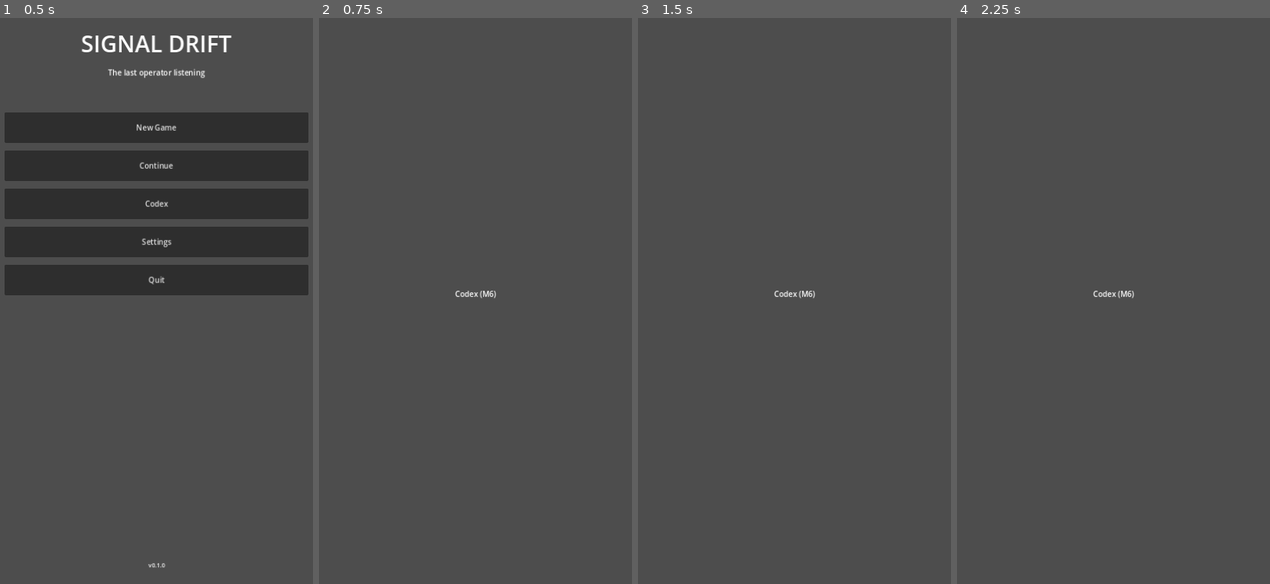
Above: before the commit, frames 1-4 (left to right).
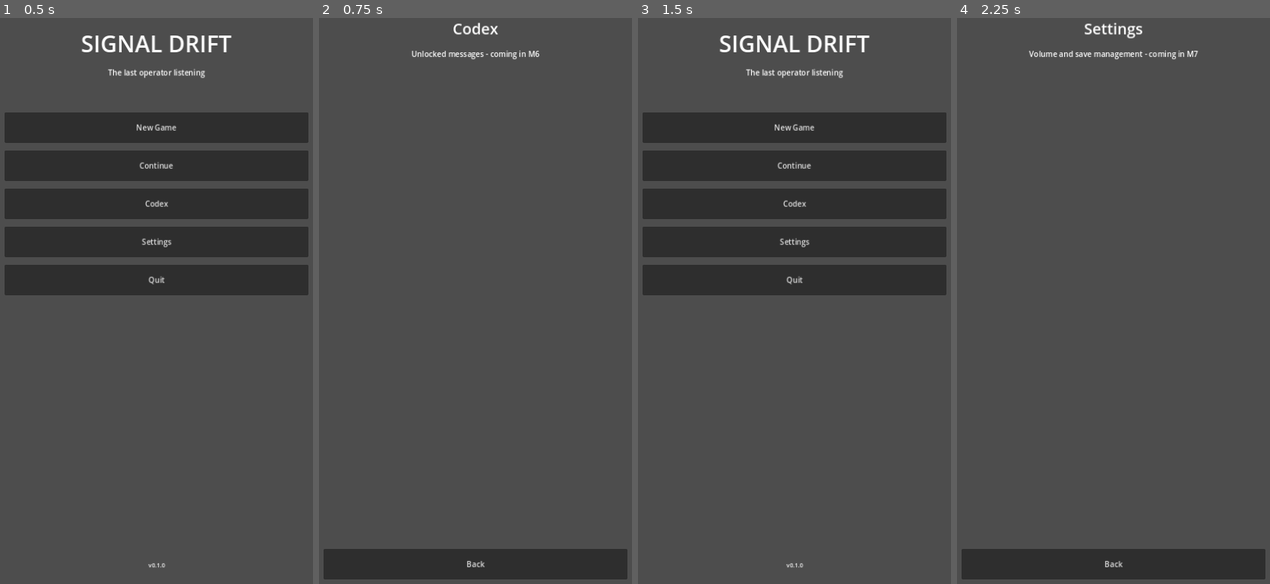
Above: after the commit, the same moments.

Repository: aksharghatole/signal-drift
Game: Godot game, scene res://scenes/Main.tscn
Two runs of this game, one before a commit and one after it. Both use one fixed random seed, a clock stepped at 60 frames per second and the inputs below.
Inputs (mouse positions are in pixels of both pictures, inside the frame that each line leads up to):
- Up to frame 1 (0.5 s): no input
- Up to frame 2 (0.75 s): click "Codex" at 0.5 s
- Up to frame 3 (1.5 s): click (794, 567) at 1.25 s, where only the run after the commit has a clickable "Back"
- Up to frame 4 (2.25 s): click (1113, 244) at 2 s, where only the run after the commit has a clickable "Settings"

Frame 1 is identical in both runs. In frame 2, 5.7% of the frame differs, in the area x 1-99%, y 0-100%; in frame 3, 27%, in the area x 1-99%, y 3-98%; in frame 4, 5.8%.

Commit message:
M2b-2: back buttons on all sub-screens + back-nav test

Diff:
--- a/scenes/Codex.tscn
+++ b/scenes/Codex.tscn
@@ -11,14 +11,37 @@
 grow_vertical = 2
 script = ExtResource("1_codex")
 
-[node name="Placeholder" type="Label" parent="."]
+[node name="VBox" type="VBoxContainer" parent="."]
 layout_mode = 1
-anchors_preset = 8
-anchor_left = 0.5
-anchor_top = 0.5
-anchor_right = 0.5
-anchor_bottom = 0.5
+anchors_preset = 15
+anchor_right = 1.0
+anchor_bottom = 1.0
+offset_left = 40.0
+offset_top = 60.0
+offset_right = -40.0
+offset_bottom = -40.0
 grow_horizontal = 2
 grow_vertical = 2
-text = "Codex (M6)"
+theme_override_constants/separation = 20
+
+[node name="ScreenLabel" type="Label" parent="VBox"]
+layout_mode = 2
+theme_override_font_sizes/font_size = 32
+text = "Codex"
 horizontal_alignment = 1
+
+[node name="Placeholder" type="Label" parent="VBox"]
+layout_mode = 2
+theme_override_font_sizes/font_size = 16
+text = "Unlocked messages - coming in M6"
+horizontal_alignment = 1
+autowrap_mode = 2
+
+[node name="Spacer" type="Control" parent="VBox"]
+layout_mode = 2
+size_flags_vertical = 3
+
+[node name="BackButton" type="Button" parent="VBox"]
+custom_minimum_size = Vector2(0, 64)
+layout_mode = 2
+text = "Back"
--- a/scenes/MessageView.tscn
+++ b/scenes/MessageView.tscn
@@ -11,14 +11,37 @@
 grow_vertical = 2
 script = ExtResource("1_message")
 
-[node name="Placeholder" type="Label" parent="."]
+[node name="VBox" type="VBoxContainer" parent="."]
 layout_mode = 1
-anchors_preset = 8
-anchor_left = 0.5
-anchor_top = 0.5
-anchor_right = 0.5
-anchor_bottom = 0.5
+anchors_preset = 15
+anchor_right = 1.0
+anchor_bottom = 1.0
+offset_left = 40.0
+offset_top = 60.0
+offset_right = -40.0
+offset_bottom = -40.0
 grow_horizontal = 2
 grow_vertical = 2
-text = "Message View (M5)"
+theme_override_constants/separation = 20
+
+[node name="ScreenLabel" type="Label" parent="VBox"]
+layout_mode = 2
+theme_override_font_sizes/font_size = 32
+text = "Message View"
 horizontal_alignment = 1
+
+[node name="Placeholder" type="Label" parent="VBox"]
+layout_mode = 2
+theme_override_font_sizes/font_size = 16
+text = "Decoded message text - coming in M5"
+horizontal_alignment = 1
+autowrap_mode = 2
+
+[node name="Spacer" type="Control" parent="VBox"]
+layout_mode = 2
+size_flags_vertical = 3
+
+[node name="BackButton" type="Button" parent="VBox"]
+custom_minimum_size = Vector2(0, 64)
+layout_mode = 2
+text = "Back"
--- a/scenes/RadioConsole.tscn
+++ b/scenes/RadioConsole.tscn
@@ -11,14 +11,37 @@
 grow_vertical = 2
 script = ExtResource("1_radio")
 
-[node name="Placeholder" type="Label" parent="."]
+[node name="VBox" type="VBoxContainer" parent="."]
 layout_mode = 1
-anchors_preset = 8
-anchor_left = 0.5
-anchor_top = 0.5
-anchor_right = 0.5
-anchor_bottom = 0.5
+anchors_preset = 15
+anchor_right = 1.0
+anchor_bottom = 1.0
+offset_left = 40.0
+offset_top = 60.0
+offset_right = -40.0
+offset_bottom = -40.0
 grow_horizontal = 2
 grow_vertical = 2
-text = "Radio Console (M3)"
+theme_override_constants/separation = 20
+
+[node name="ScreenLabel" type="Label" parent="VBox"]
+layout_mode = 2
+theme_override_font_sizes/font_size = 32
+text = "Radio Console"
 horizontal_alignment = 1
+
+[node name="Placeholder" type="Label" parent="VBox"]
+layout_mode = 2
+theme_override_font_sizes/font_size = 16
+text = "Tuning dials and waveform - coming in M3"
+horizontal_alignment = 1
+autowrap_mode = 2
+
+[node name="Spacer" type="Control" parent="VBox"]
+layout_mode = 2
+size_flags_vertical = 3
+
+[node name="BackButton" type="Button" parent="VBox"]
+custom_minimum_size = Vector2(0, 64)
+layout_mode = 2
+text = "Back"
--- a/scenes/Settings.tscn
+++ b/scenes/Settings.tscn
@@ -11,14 +11,37 @@
 grow_vertical = 2
 script = ExtResource("1_settings")
 
-[node name="Placeholder" type="Label" parent="."]
+[node name="VBox" type="VBoxContainer" parent="."]
 layout_mode = 1
-anchors_preset = 8
-anchor_left = 0.5
-anchor_top = 0.5
-anchor_right = 0.5
-anchor_bottom = 0.5
+anchors_preset = 15
+anchor_right = 1.0
+anchor_bottom = 1.0
+offset_left = 40.0
+offset_top = 60.0
+offset_right = -40.0
+offset_bottom = -40.0
 grow_horizontal = 2
 grow_vertical = 2
-text = "Settings (M7)"
+theme_override_constants/separation = 20
+
+[node name="ScreenLabel" type="Label" parent="VBox"]
+layout_mode = 2
+theme_override_font_sizes/font_size = 32
+text = "Settings"
 horizontal_alignment = 1
+
+[node name="Placeholder" type="Label" parent="VBox"]
+layout_mode = 2
+theme_override_font_sizes/font_size = 16
+text = "Volume and save management - coming in M7"
+horizontal_alignment = 1
+autowrap_mode = 2
+
+[node name="Spacer" type="Control" parent="VBox"]
+layout_mode = 2
+size_flags_vertical = 3
+
+[node name="BackButton" type="Button" parent="VBox"]
+custom_minimum_size = Vector2(0, 64)
+layout_mode = 2
+text = "Back"
--- a/scripts/ui/Codex.gd
+++ b/scripts/ui/Codex.gd
@@ -1,3 +1,15 @@
 extends Control
 ## Codex.gd
+##
 ## Placeholder for M6. Will list unlocked messages.
+## For now, only the Back button is wired.
+
+@onready var back_button: Button = $VBox/BackButton
+
+
+func _ready() -> void:
+	back_button.pressed.connect(_on_back_pressed)
+
+
+func _on_back_pressed() -> void:
+	SceneRouter.go_back()
--- a/scripts/ui/MessageView.gd
+++ b/scripts/ui/MessageView.gd
@@ -1,3 +1,15 @@
 extends Control
 ## MessageView.gd
+##
 ## Placeholder for M5. Will display decoded message text.
+## For now, only the Back button is wired.
+
+@onready var back_button: Button = $VBox/BackButton
+
+
+func _ready() -> void:
+	back_button.pressed.connect(_on_back_pressed)
+
+
+func _on_back_pressed() -> void:
+	SceneRouter.go_back()
--- a/scripts/ui/RadioConsole.gd
+++ b/scripts/ui/RadioConsole.gd
@@ -1,3 +1,15 @@
 extends Control
 ## RadioConsole.gd
+##
 ## Placeholder for M3. Will host the tuning dials and waveform display.
+## For now, only the Back button is wired.
+
+@onready var back_button: Button = $VBox/BackButton
+
+
+func _ready() -> void:
+	back_button.pressed.connect(_on_back_pressed)
+
+
+func _on_back_pressed() -> void:
+	SceneRouter.go_back()
--- a/scripts/ui/Settings.gd
+++ b/scripts/ui/Settings.gd
@@ -1,3 +1,15 @@
 extends Control
 ## Settings.gd
+##
 ## Placeholder for M7. Will host volume sliders and save management.
+## For now, only the Back button is wired.
+
+@onready var back_button: Button = $VBox/BackButton
+
+
+func _ready() -> void:
+	back_button.pressed.connect(_on_back_pressed)
+
+
+func _on_back_pressed() -> void:
+	SceneRouter.go_back()
--- a/tests/run_tests.gd
+++ b/tests/run_tests.gd
@@ -19,6 +19,8 @@
 	_test_scene_router_navigates_and_returns()
 	_test_main_menu_has_five_buttons()
 	_test_main_menu_wires_new_game_to_radio_console()
+	_test_sub_screens_have_back_button()
+	_test_all_sub_screen_back_buttons_resolve()
 
 	print("")
 	if _failures == 0:
@@ -216,6 +218,74 @@
 	instance.free()
 
 
+func _test_sub_screens_have_back_button() -> void:
+	# For each of the four sub-screens, load the scene and verify it has
+	# a VBox/BackButton node that the script will wire up.
+	var screens := {
+		"RadioConsole": "res://scenes/RadioConsole.tscn",
+		"MessageView":  "res://scenes/MessageView.tscn",
+		"Codex":        "res://scenes/Codex.tscn",
+		"Settings":     "res://scenes/Settings.tscn",
+	}
+
+	var missing: Array[String] = []
+	for screen_name in screens.keys():
+		var path: String = screens[screen_name]
+		if not ResourceLoader.exists(path):
+			missing.append("%s (file missing)" % screen_name)
+			continue
+		var scene: PackedScene = load(path)
+		if scene == null:
+			missing.append("%s (load failed)" % screen_name)
+			continue
+		var instance: Node = scene.instantiate()
+		if instance == null:
+			missing.append("%s (instantiate failed)" % screen_name)
+			continue
+		var back: Node = instance.get_node_or_null("VBox/BackButton")
+		if back == null:
+			missing.append("%s (no VBox/BackButton)" % screen_name)
+		instance.free()
+
+	if missing.is_empty():
+		_pass("all 4 sub-screens have VBox/BackButton")
+	else:
+		_fail("missing back buttons: %s" % ", ".join(missing))
+
+
+func _test_all_sub_screen_back_buttons_resolve() -> void:
+	# Verify the @onready path in each sub-screen script resolves.
+	var screen_scripts := {
+		"RadioConsole": "res://scenes/RadioConsole.tscn",
+		"MessageView":  "res://scenes/MessageView.tscn",
+		"Codex":        "res://scenes/Codex.tscn",
+		"Settings":     "res://scenes/Settings.tscn",
+	}
+
+	var missing: Array[String] = []
+	for screen_name in screen_scripts.keys():
+		var path: String = screen_scripts[screen_name]
+		if not ResourceLoader.exists(path):
+			missing.append("%s (file missing)" % screen_name)
+			continue
+		var scene: PackedScene = load(path)
+		if scene == null:
+			missing.append("%s (load failed)" % screen_name)
+			continue
+		var instance: Node = scene.instantiate()
+		if instance == null:
+			missing.append("%s (instantiate failed)" % screen_name)
+			continue
+		if instance.get_node_or_null("VBox/BackButton") == null:
+			missing.append("%s ($VBox/BackButton)" % screen_name)
+		instance.free()
+
+	if missing.is_empty():
+		_pass("all 4 sub-screen scripts' @onready paths resolve")
+	else:
+		_fail("broken @onready paths: %s" % ", ".join(missing))
+
+
 # --- helpers ---
 
 func _pass(msg: String) -> void:
